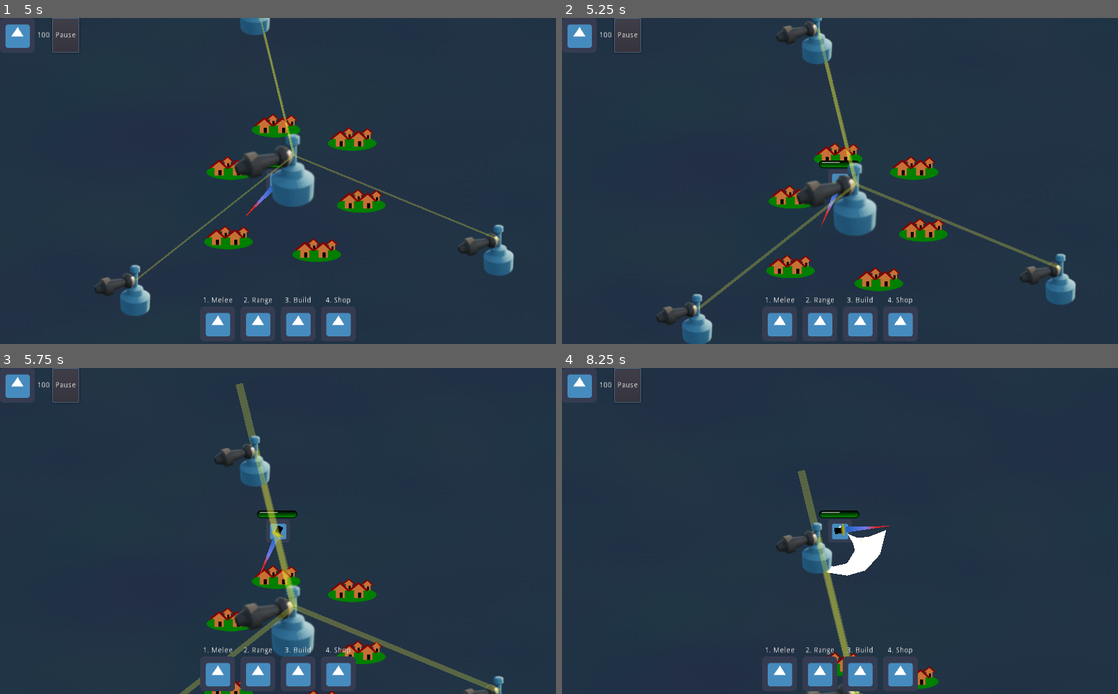
Above: before the commit, frames 1-4 (two rows, left to right).
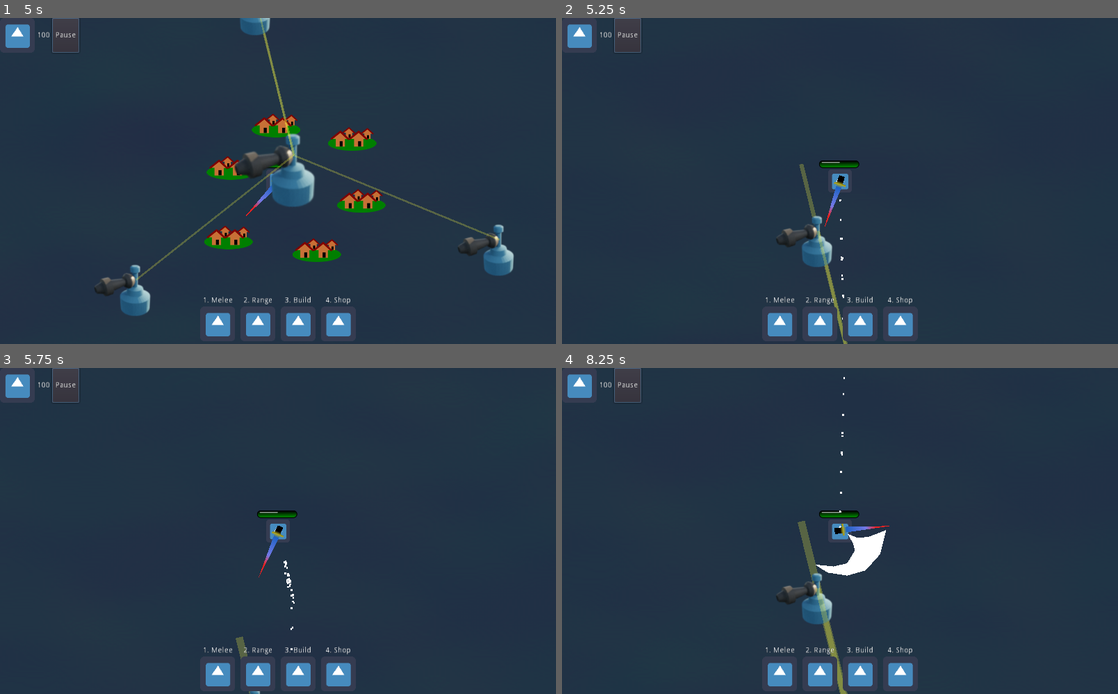
Above: after the commit, the same moments.

Repository: smclaughlan/GWJ52
Game: Godot game, scene res://Main.tscn
The game is run twice, just before and just after one commit, with the same random seed, the same clock (stepped at 60 frames per second) and the same inputs. The engine's default icon, where the game draws it, is replaced by a stand-in: a white triangle on a blue panel in a dark square.
Inputs (mouse positions are in pixels of both pictures, inside the frame that each line leads up to):
- Up to frame 1 (5 s): click "Play" at 0.5 s; click "Begin: Protect The Chandelier" at 1.25 s; click (216, 324) at 2.02 s; click "Pause" at 2.75 s; click "Free Money!" at 3.5 s; click "Resume" at 4.25 s
- Up to frame 2 (5.25 s): move the mouse to (812, 246) at 5.02 s; hold Up (ui_up) from 5.03 s (still down); hold Shift (dash, bound only after the commit) from 5.03 s (still down)
- Up to frame 3 (5.75 s): keep holding Up (ui_up); keep holding Shift (dash, bound only after the commit)
- Up to frame 4 (8.25 s): move the mouse to (1006, 579) at 5.77 s; release Shift (dash, bound only after the commit) at 5.78 s; tap G (build) at 5.85, 8.1 s; tap Shift (dash, bound only after the commit) at 6.05, 7.35 s; move the mouse to (673, 482) at 6.52 s; release Up (ui_up) at 6.53 s; hold Shift (dash, bound only after the commit) 6.53-7.28 s; hold R (left_hand) 6.53-8.03 s; move the mouse to (867, 531) at 7.27 s; move the mouse to (756, 449) at 8.02 s; hold Down (ui_down) from 8.03 s (still down); hold Shift (dash, bound only after the commit) from 8.03 s (still down)

Frame 1 is identical in both runs. In frame 2, 7.6% of the frame differs, in the area x 17-93%, y 0-100%; in frame 3, 5.3%; in frame 4, 2.5%.

Commit message:
added dash on shift key

Diff:
--- a/GodotProject/Scenes/Player/PlayerAvatar.gd
+++ b/GodotProject/Scenes/Player/PlayerAvatar.gd
@@ -3,6 +3,7 @@
 
 var velocity : Vector2 = Vector2.ZERO
 var player_speed : float = 400.0
+var dash_multiple : float = 8.0
 
 onready var weapons = $Weapons.get_children()
 
@@ -81,8 +82,14 @@
 	if Input.is_action_pressed("ui_down"):
 		velocity += Vector2.DOWN
 
-
-	velocity = velocity.normalized() * player_speed
+	if Input.is_action_just_pressed("dash") and $DashTimer.is_stopped() and $DashTimer/RestTimer.is_stopped() == true:
+		$DashParticles.emitting = true
+		$DashTimer.start()
+		$DashTimer/RestTimer.start() # longer than the dash
+	var dashFactor : float = 1.0
+	if Input.is_action_pressed("dash") and $DashTimer.is_stopped() == false:
+		dashFactor = dash_multiple
+	velocity = velocity.normalized() * player_speed * dashFactor
 
 	velocity = move_and_slide(velocity * Global.game_speed) # delta not required
 
--- a/GodotProject/Scenes/Player/PlayerAvatar.tscn
+++ b/GodotProject/Scenes/Player/PlayerAvatar.tscn
@@ -75,6 +75,23 @@
 [node name="CollisionShape2D" type="CollisionShape2D" parent="PickupRadius"]
 shape = SubResource( 2 )
 
+[node name="DashTimer" type="Timer" parent="."]
+wait_time = 0.25
+one_shot = true
+
+[node name="RestTimer" type="Timer" parent="DashTimer"]
+wait_time = 3.0
+one_shot = true
+
+[node name="DashParticles" type="CPUParticles2D" parent="."]
+emitting = false
+amount = 64
+lifetime = 0.5
+one_shot = true
+local_coords = false
+initial_velocity = 100.0
+scale_amount = 5.0
+
 [connection signal="timeout" from="DeathTimer" to="." method="_on_DeathTimer_timeout"]
 [connection signal="area_entered" from="PickupRadius" to="PickupRadius" method="_on_PickupRadius_area_entered"]
 [connection signal="area_exited" from="PickupRadius" to="PickupRadius" method="_on_PickupRadius_area_exited"]
--- a/GodotProject/project.godot
+++ b/GodotProject/project.godot
@@ -105,6 +105,11 @@
 "events": [ Object(InputEventKey,"resource_local_to_scene":false,"resource_name":"","device":0,"alt":false,"shift":false,"control":false,"meta":false,"command":false,"pressed":false,"scancode":71,"physical_scancode":0,"unicode":0,"echo":false,"script":null)
  ]
 }
+dash={
+"deadzone": 0.5,
+"events": [ Object(InputEventKey,"resource_local_to_scene":false,"resource_name":"","device":0,"alt":false,"shift":false,"control":false,"meta":false,"command":false,"pressed":false,"scancode":16777237,"physical_scancode":0,"unicode":0,"echo":false,"script":null)
+ ]
+}
 
 [layer_names]
 
